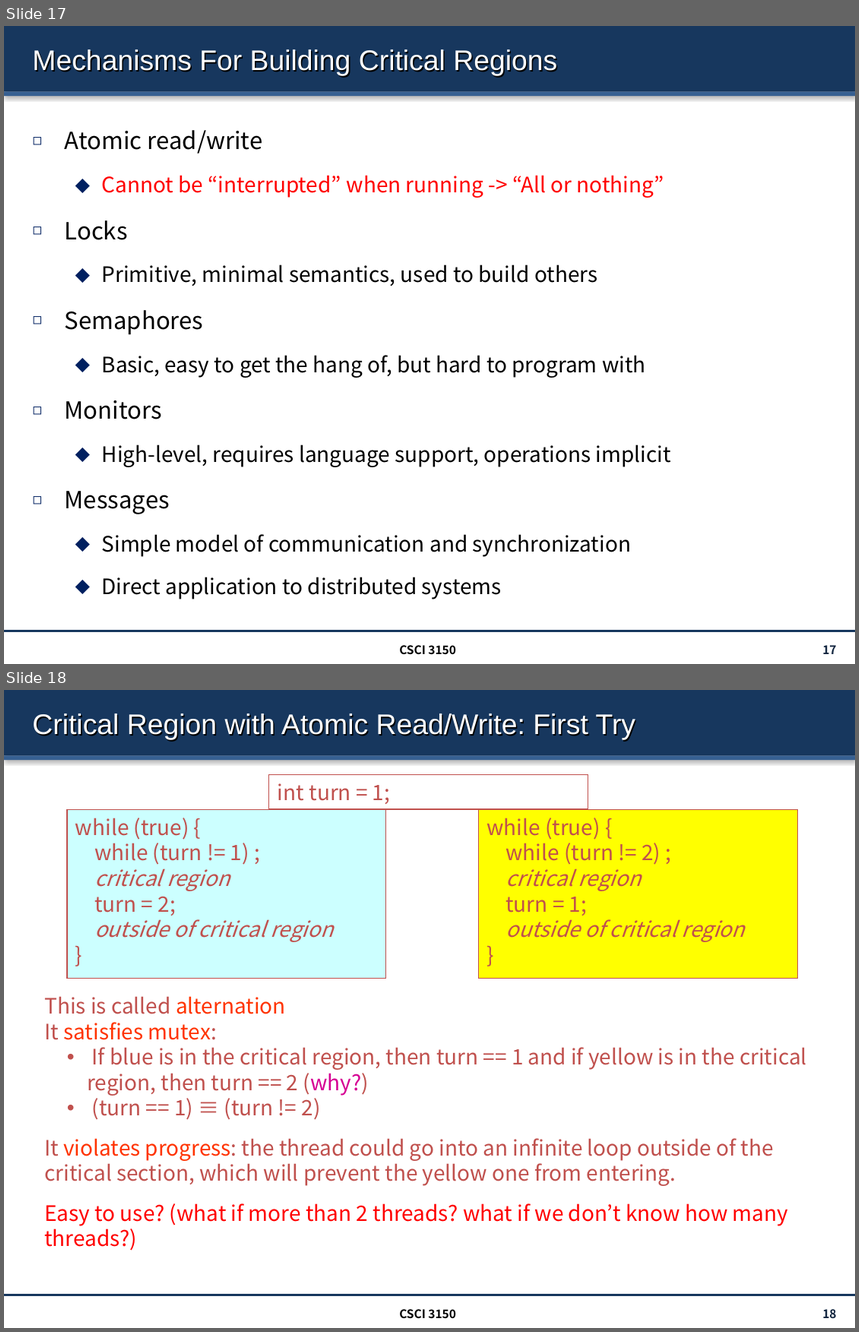
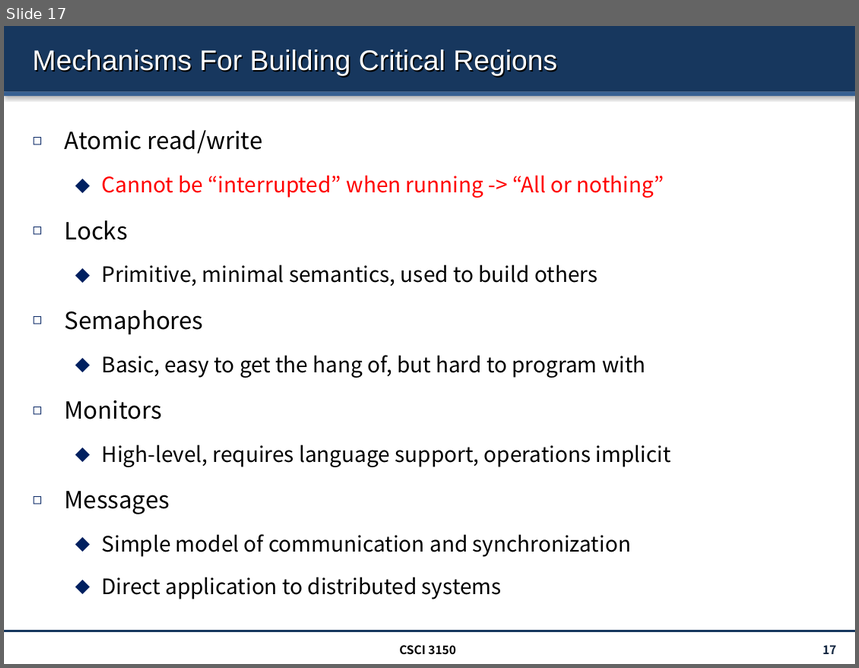
Before and after one commit to henryhxu/CSCI3150, a slide deck: lectures/lec5_sync.pptx. Shown one above the other, each under a label of ours: slides 17 and 18 before the commit, slide 17 after it. The pictures are 859x1332 and 859x668 pixels, drawn with LibreOffice and Linux fonts; fonts in the diff are those of the drawing. Boxes give left, top, right and bottom in pixels: in the first picture for what was removed or moved away, otherwise in the second. Text is boxed around its words. In the diff, an @@ line names an element or a change of style, - is before the commit and + after.

```diff
--- a/lectures/lec5_sync.pptx
+++ b/lectures/lec5_sync.pptx
@@ slide 18 removed at box(4, 690, 855, 1328), background #FFFFFF; not listed: 3 template elements that a slide beside it also shows @@
@@ title removed at box(32, 714, 636, 740) @@
-Critical Region with Atomic Read/Write: First Try
@@ rectangle removed at box(269, 775, 588, 809) @@
-int turn = 1;
@@ rectangle removed at box(67, 810, 386, 979) @@
-while (true) {
-while (turn != 1) ;
-critical region
-turn = 2;
-outside of critical region
-}
@@ rectangle removed at box(478, 810, 797, 979) @@
-while (true) {
-while (turn != 2) ;
-critical region
-turn = 1;
-outside of critical region
-}
@@ text removed at box(44, 996, 807, 1251) @@
-This is called alternation
-It satisfies mutex:
-  • If blue is in the critical region, then turn == 1 and if yellow is in the critical region, then turn == 2 (why?)
-  • (turn == 1) ≡ (turn != 2)
-It violates progress: the thread could go into an infinite loop outside of the critical section, which will prevent the yellow one from entering.
-Easy to use? (what if more than 2 threads? what if we don’t know how many threads?)
@@ text removed at box(399, 1309, 456, 1319) @@
-CSCI 3150
@@ page number removed at box(823, 1309, 836, 1319) @@
-18
```
Also in this commit, not shown: 1 slide changed, 1 other file.
